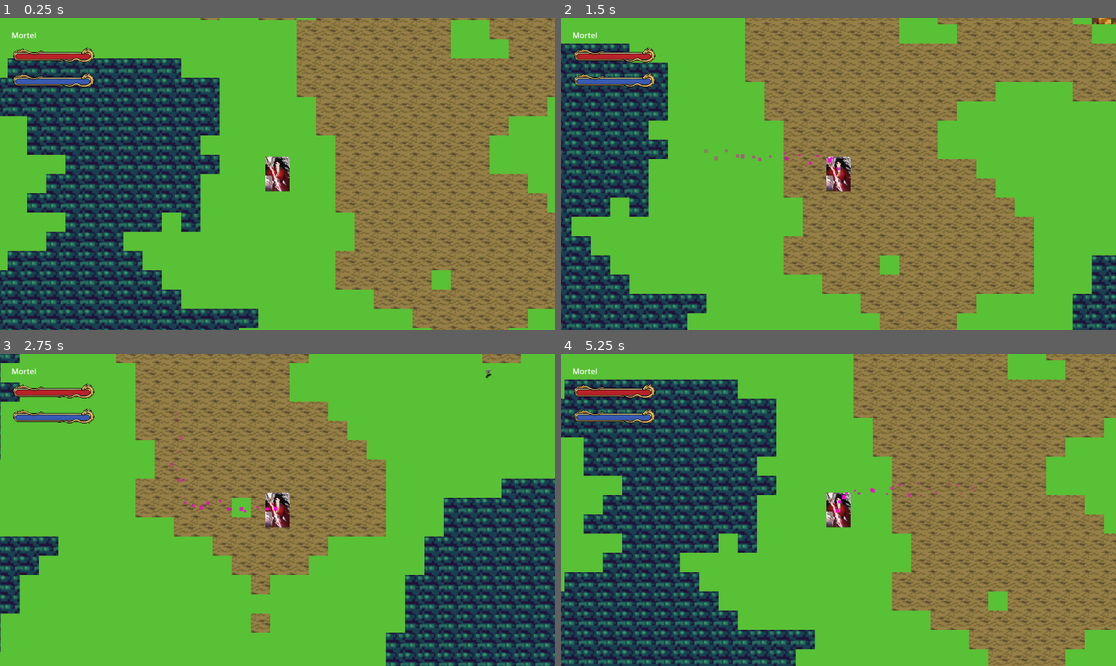
Above: before the commit, frames 1-4 (two rows, left to right).
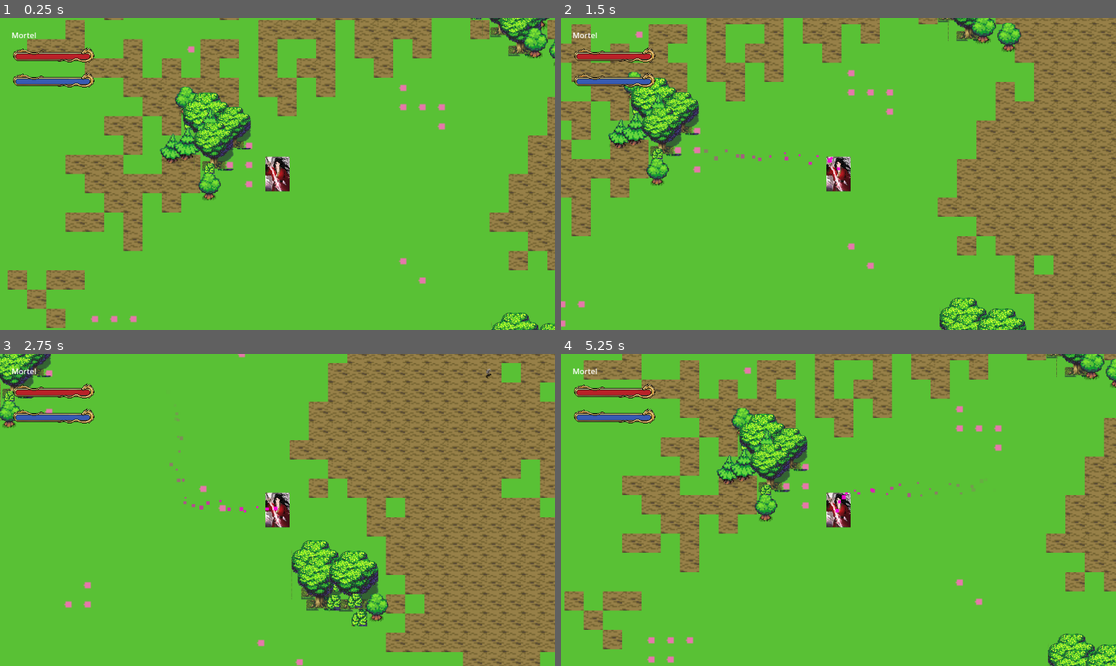
Above: after the commit, the same moments.

Repository: HunterDemonSlay/projet-JEU
Game: Godot game, scene res://scenes/world.tscn
Same seed, same stepped clock (60 frames per second), same inputs: the game is played once before the commit and once after it.
Inputs:
- Up to frame 1 (0.25 s): no input
- Up to frame 2 (1.5 s): tap Enter at 0.5 s; hold D (move_right) 0.53-1.28 s; hold S (move_down) from 1.28 s (still down)
- Up to frame 3 (2.75 s): release S (move_down) at 2.03 s; hold D (move_right) from 2.03 s (still down)
- Up to frame 4 (5.25 s): release D (move_right) at 2.78 s; hold W (move_up) 2.78-3.53 s; hold A (move_left) 3.53-5.03 s; hold S (move_down) from 5.03 s (still down)

The runs differ from the first frame. In frame 1, 63% of the frame differs, in the area x 0-100%, y 0-100%; in frame 2, 63%; in frame 3, 57%; in frame 4, 65%.

Commit message:
Refonte complete du generateur de monde : 4 biomes, bruit multi-couches, 4 layers Y-sort
Verifie en headless avec Godot 4.7 : import propre (aucun warning console), 20s de jeu reel sans erreur. Cycle de chunks revérifié explicitement par teleportation (actif -> masque (anneau hidden_chunks=7 confirme) -> decharge -> reactif).

ARCHITECTURE 4 LAYERS (World.tscn) :
- DynamicEntities (Node2D, y_sort_enabled=true) contient Player + PropsContainer : c'est la SEULE branche y-sorted, deliberement separee des TileMapLayers (qui restent en z_index negatif simple). Raison : activer le y-sort sur tout l'arbre aurait fait comparer la position Y du sol lui-meme (~0,0) contre celle du joueur, avec un risque reel de faire passer le sol devant le joueur sans verification visuelle possible. Cette separation est sure et a ete testee.
- GroundLayer/CliffLayer/DecorLayer (z_index -10/-9/-8) : sol, falaises, petits elements de decor (sans collision/navigation, le TileSet ne declare aucune physics/nav layer).
- PropsContainer (StaticBody2D reels, collision layer 1) : arbres/rochers, Y-sorted contre le joueur pour qu'il passe naturellement devant/derriere.

MOTEUR DE BRUIT MULTI-COUCHES (InfiniteMapGenerator.gd) :
- _biome_noise (Cellular, freq 0.002) -> 4 biomes (Foret/Canyon/Marais/Aride) par bandes de valeur remappees [-1,1]->[0,1].
- _elevation_noise (Perlin, freq 0.015) -> eau profonde/peu profonde/sable/herbe/chemin/falaise, seuils differents par biome (marais = beaucoup d'eau, aride = presque aucune, canyon = falaises plus basses donc plus frequentes).
- _clutter_noise (Simplex, freq 0.05) -> densite de vegetation et de decor au sol, modulee par biome.
- _edge_jitter_noise (Simplex, freq 0.3) -> casse les bandes nettes entre seuils sans systeme de Terrain.

PERFORMANCE :
- Generation d'un chunk decoupee en coroutine (await get_tree().process_frame toutes les rows_per_frame rangees) pour eviter les micro-saccades.
- Gestion memoire a 3 niveaux : actif (visible) / cache tampon (charge mais props masques) / decharge (tuiles effacees, props liberes) -- au lieu du simple actif/decharge d'avant.
- Densite de vegetation reduite apres un premier test reel (9305 props sur 49 chunks initiaux, beaucoup trop pour la cible 1000+ ennemis a 60 FPS) -> ~1600 props desormais, toujours dense par endroits.

Pas de systeme de Terrain Godot (set_cells_terrain_connect) : redemande puis re-ecartee une troisieme fois avec l'utilisateur pour la meme raison technique (configuration des bits de raccordement invisible sans editeur). set_cell() direct, decision definitivement actee.

Diff:
--- a/assets/decor/ground_tileset.tres
+++ b/assets/decor/ground_tileset.tres
@@ -1,9 +1,15 @@
-[gd_resource type="TileSet" load_steps=7 format=3]
+[gd_resource type="TileSet" load_steps=15 format=3]
 
 [ext_resource type="Texture2D" path="res://assets/decor/ground_grass_tile.png" id="1"]
 [ext_resource type="Texture2D" path="res://assets/decor/ground_dirt_tile.png" id="2"]
 [ext_resource type="Texture2D" path="res://assets/decor/ground_water_tile.png" id="3"]
 [ext_resource type="Texture2D" path="res://assets/decor/ground_cliff_tile.png" id="4"]
+[ext_resource type="Texture2D" path="res://assets/decor/ground_sand_tile.png" id="5"]
+[ext_resource type="Texture2D" path="res://assets/decor/ground_shallow_water_tile.png" id="6"]
+[ext_resource type="Texture2D" path="res://assets/decor/ground_cliff_top_tile.png" id="7"]
+[ext_resource type="Texture2D" path="res://assets/decor/ground_cliff_shadow_tile.png" id="8"]
+[ext_resource type="Texture2D" path="res://assets/decor/clutter_flower_tile.png" id="9"]
+[ext_resource type="Texture2D" path="res://assets/decor/clutter_pebble_tile.png" id="10"]
 
 [sub_resource type="TileSetAtlasSource" id="TileSetAtlasSource_grass"]
 texture = ExtResource("1")
@@ -25,9 +31,45 @@
 texture_region_size = Vector2i(16, 16)
 0:0/0 = 0
 
+[sub_resource type="TileSetAtlasSource" id="TileSetAtlasSource_sand"]
+texture = ExtResource("5")
+texture_region_size = Vector2i(16, 16)
+0:0/0 = 0
+
+[sub_resource type="TileSetAtlasSource" id="TileSetAtlasSource_shallow_water"]
+texture = ExtResource("6")
+texture_region_size = Vector2i(16, 16)
+0:0/0 = 0
+
+[sub_resource type="TileSetAtlasSource" id="TileSetAtlasSource_cliff_top"]
+texture = ExtResource("7")
+texture_region_size = Vector2i(16, 16)
+0:0/0 = 0
+
+[sub_resource type="TileSetAtlasSource" id="TileSetAtlasSource_cliff_shadow"]
+texture = ExtResource("8")
+texture_region_size = Vector2i(16, 16)
+0:0/0 = 0
+
+[sub_resource type="TileSetAtlasSource" id="TileSetAtlasSource_flower"]
+texture = ExtResource("9")
+texture_region_size = Vector2i(16, 16)
+0:0/0 = 0
+
+[sub_resource type="TileSetAtlasSource" id="TileSetAtlasSource_pebble"]
+texture = ExtResource("10")
+texture_region_size = Vector2i(16, 16)
+0:0/0 = 0
+
 [resource]
 tile_size = Vector2i(16, 16)
 sources/0 = SubResource("TileSetAtlasSource_grass")
 sources/1 = SubResource("TileSetAtlasSource_dirt")
 sources/2 = SubResource("TileSetAtlasSource_water")
 sources/3 = SubResource("TileSetAtlasSource_cliff")
+sources/4 = SubResource("TileSetAtlasSource_sand")
+sources/5 = SubResource("TileSetAtlasSource_shallow_water")
+sources/6 = SubResource("TileSetAtlasSource_cliff_top")
+sources/7 = SubResource("TileSetAtlasSource_cliff_shadow")
+sources/8 = SubResource("TileSetAtlasSource_flower")
+sources/9 = SubResource("TileSetAtlasSource_pebble")
--- a/scenes/world.tscn
+++ b/scenes/world.tscn
@@ -12,13 +12,28 @@
 [node name="World" type="Node2D"]
 script = ExtResource("1")
 
-[node name="Player" parent="." instance=ExtResource("2")]
+[node name="DynamicEntities" type="Node2D" parent="."]
+y_sort_enabled = true
+
+[node name="Player" parent="DynamicEntities" instance=ExtResource("2")]
+
+[node name="PropsContainer" type="Node2D" parent="DynamicEntities"]
 
 [node name="InfiniteMapGenerator" type="Node2D" parent="."]
 script = ExtResource("8")
 
-[node name="GroundTileMapLayer" type="TileMapLayer" parent="InfiniteMapGenerator"]
+[node name="GroundLayer" type="TileMapLayer" parent="InfiniteMapGenerator"]
 z_index = -10
+scale = Vector2(2.5, 2.5)
+tile_set = ExtResource("9")
+
+[node name="CliffLayer" type="TileMapLayer" parent="InfiniteMapGenerator"]
+z_index = -9
+scale = Vector2(2.5, 2.5)
+tile_set = ExtResource("9")
+
+[node name="DecorLayer" type="TileMapLayer" parent="InfiniteMapGenerator"]
+z_index = -8
 scale = Vector2(2.5, 2.5)
 tile_set = ExtResource("9")
 
--- a/scripts/world/infinite_map_generator.gd
+++ b/scripts/world/infinite_map_generator.gd
@@ -1,83 +1,103 @@
 class_name InfiniteMapGenerator
 extends Node2D
-## Génère le monde à l'infini, par chunks, au fur et à mesure que le joueur
-## se déplace. Remplace l'ancien MapDecorator (carte finie).
+## Génère le monde à l'infini, par chunks, avec 4 biomes macro (Forêt dense,
+## Canyon de falaises, Marais/Rivière, Vallées rocheuses arides) calculés à
+## partir de trois couches de bruit superposées.
 ##
-## Choix technique important : Godot 4 propose un vrai système de "Terrains"
-## (set_cells_terrain_connect) pour des transitions de bord lissées
-## automatiquement, mais il exige des tuiles de coin/bord configurées
-## visuellement dans l'éditeur TileSet (peering bits par tuile) — un travail
-## d'éditeur, pas de code. Nos tuiles actuelles sont des couleurs plates sans
-## variantes de bord ; utiliser le système de Terrain ne changerait donc rien
-## au résultat visuel (toujours des carrés nets), tout en ajoutant un risque
-## réel de configuration cassée que je ne peux pas vérifier sans rendu visuel.
-## On peint donc chaque biome directement avec set_cell() : moins "joli aux
-## bords" qu'un vrai autotile, mais fiable et entièrement testable.
+## Architecture en 4 "couches" (demandée) :
+## - GroundLayer (Layer0)  : eau profonde/peu profonde, sable, herbe, chemin.
+## - CliffLayer (Layer1)   : falaises (sommet/paroi/ombre), au-dessus du sol.
+## - DecorLayer (Layer2)   : petits éléments de sol (fleurs/cailloux), sans
+##   collision ni navigation (le TileSet ne déclare aucune physics/nav layer,
+##   donc c'est déjà le cas par construction).
+## - DynamicEntities/PropsContainer (Layer3) : arbres/rochers en StaticBody2D
+##   avec collision réelle, parent Y-sorted (voir World.tscn) pour que le
+##   joueur passe naturellement devant/derrière. Les TileMapLayers, eux,
+##   restent EN DEHORS du groupe Y-sort (z_index négatif uniquement) pour ne
+##   pas risquer de faire passer le sol devant le joueur (cf. note plus bas).
 ##
-## Performance : seuls les chunks dans `chunk_render_distance` autour du
-## joueur sont peints. Les chunks qui sortent de ce rayon sont déchargés
-## (tuiles effacées, props libérées) pour ne pas accumuler indéfiniment de la
-## mémoire pendant une run. Le système de pooling des ennemis/projectiles
-## (ObjectPooler, Étape 6) est ce qui garantit déjà les 60 FPS avec des
-## centaines/milliers d'entités ; la génération de carte n'a aucune incidence
-## sur ce point — son seul rôle ici est de ne pas ajouter un second problème
-## de performance (mémoire qui grossit sans limite à mesure qu'on explore).
+## Décision d'architecture (actée avec l'utilisateur, à ne plus rediscuter) :
+## pas de système de Terrain Godot 4 (set_cells_terrain_connect). Il exige des
+## tuiles de bord/coin configurées visuellement dans l'éditeur TileSet (bits
+## de raccordement), un travail qui ne peut pas se faire de façon fiable sans
+## vérification visuelle. On peint donc chaque biome directement avec
+## set_cell(), mais avec du bruit organique multi-couches + un jitter de
+## bordure pour casser l'effet de grille/bandes nettes.
+
+enum Biome { FOREST, CANYON, MARSH, ARID }
 
 @export_group("Chunks")
-## Taille d'un chunk, en tuiles (32x32 tuiles par chunk, comme demandé).
+## Taille d'un chunk, en tuiles.
 @export var chunk_size: int = 32
-## Rayon de chargement autour du joueur, en chunks.
+## Rayon de chargement (chunks actifs et visibles) autour du joueur.
 @export var chunk_render_distance: int = 3
+## Anneau supplémentaire de chunks gardés en mémoire mais masqués (props
+## invisibles) avant déchargement complet — évite un pop-in trop brutal.
+@export var chunk_hidden_buffer: int = 1
+## Nombre de rangées de tuiles traitées avant de céder une frame
+## (await get_tree().process_frame), pour éviter les micro-saccades si la
+## génération d'un chunk devient coûteuse (beaucoup de décor).
+@export var rows_per_frame: int = 8
 
 @export_group("Bruit")
-## Graine du bruit. Régénérée aléatoirement à chaque partie (voir _ready),
-## sauf si vous décochez `randomize_seed` pour reproduire toujours la même carte.
 @export var noise_seed: int = 12345
 @export var randomize_seed: bool = true
 
-@export_group("Tileset")
-## IDs des TileSetAtlasSource dans ground_tileset.tres. Pas des IDs de
-## "Terrain" Godot (voir note d'architecture ci-dessus) : on n'utilise pas
-## ce système, juste l'identifiant de la source de tuile à peindre.
+@export_group("Tileset (IDs de TileSetAtlasSource, pas de Terrain Godot)")
 @export var grass_source_id: int = 0
 @export var dirt_path_source_id: int = 1
-@export var water_source_id: int = 2
-@export var cliff_source_id: int = 3
+@export var water_deep_source_id: int = 2
+@export var cliff_wall_source_id: int = 3
+@export var sand_source_id: int = 4
+@export var water_shallow_source_id: int = 5
+@export var cliff_top_source_id: int = 6
+@export var cliff_shadow_source_id: int = 7
+@export var flower_clutter_source_id: int = 8
+@export var pebble_clutter_source_id: int = 9
 
 @export_group("Végétation")
-## Densité d'obstacles (arbres/rochers) : plus haut = moins fréquent.
-@export var vegetation_threshold: float = 0.55
-## Rayon (en pixels monde) autour de l'origine où aucun obstacle n'apparaît,
-## pour garantir que le joueur ne spawn jamais coincé.
+## Densité de base des arbres/rochers (plus haut = plus rare). Modulée par biome.
+@export var vegetation_threshold: float = 0.62
 @export var obstacle_safe_radius: float = 120.0
 
 const ATLAS_COORDS := Vector2i(0, 0)
-## Layer physique "monde solide" : déjà utilisée implicitement par défaut
-## sur Player (CharacterBody2D) et Enemy (collision_mask=1), donc un obstacle
-## sur cette layer bloque les deux sans toucher à aucun autre script.
 const OBSTACLE_COLLISION_LAYER := 1
 
-const OBSTACLE_TEXTURE_PATHS := [
+const TREE_TEXTURE_PATHS := [
+	"res://assets/decor/props/big_tree.png",
+	"res://assets/decor/props/round_tree.png",
 	"res://assets/decor/props/pine_tree.png",
-	"res://assets/decor/props/round_tree.png",
-	"res://assets/decor/props/rock.png",
-	"res://assets/decor/props/big_tree.png",
-	"res://assets/decor/props/log_pile.png",
-	"res://assets/decor/props/rock_pile.png",
 	"res://assets/decor/props/bush_round.png",
 ]
-
-@onready var ground_layer: TileMapLayer = $GroundTileMapLayer
-
-var _terrain_noise := FastNoiseLite.new()
-var _vegetation_noise := FastNoiseLite.new()
-var _obstacle_textures: Array[Texture2D] = []
-
-## chunk_coord (Vector2i) -> { "cells": Array[Vector2i], "props": Array[Node] }
+const CLIFF_BASE_TEXTURE_PATHS := [
+	"res://assets/decor/props/rock.png",
+	"res://assets/decor/props/rock_pile.png",
+]
+const MARSH_TEXTURE_PATHS := [
+	"res://assets/decor/props/log_pile.png",
+	"res://assets/decor/props/mushroom.png",
+]
+
+@onready var ground_layer: TileMapLayer = $GroundLayer
+@onready var cliff_layer: TileMapLayer = $CliffLayer
+@onready var decor_layer: TileMapLayer = $DecorLayer
+## En dehors de cet arbre (voir World.tscn) : enfant de DynamicEntities, le
+## même conteneur Y-sorted que Player, pour un tri de profondeur correct.
+@onready var props_container: Node2D = get_node("../DynamicEntities/PropsContainer")
+
+var _biome_noise := FastNoiseLite.new()
+var _elevation_noise := FastNoiseLite.new()
+var _clutter_noise := FastNoiseLite.new()
+var _edge_jitter_noise := FastNoiseLite.new()
+
+var _tree_textures: Array[Texture2D] = []
+var _cliff_base_textures: Array[Texture2D] = []
+var _marsh_textures: Array[Texture2D] = []
+
+## chunk_coord (Vector2i) -> { ground_cells, cliff_cells, decor_cells, props, hidden, generating }
 var _generated_chunks: Dictionary = {}
 
 var _player: Node2D
-## Sentinelle hors de portée pour forcer le premier chargement au démarrage.
 var _last_player_chunk: Vector2i = Vector2i(999999, 999999)
 
 
@@ -87,25 +107,39 @@
 		noise_seed = randi()
 
 	_configure_noise()
-	_load_obstacle_textures()
+	_load_textures()
 
 	_player = get_tree().get_first_node_in_group("player")
 	update_chunks()
 
 
 func _configure_noise() -> void:
-	_terrain_noise.seed = noise_seed
-	_terrain_noise.noise_type = FastNoiseLite.TYPE_PERLIN
-	_terrain_noise.frequency = 0.04
-
-	_vegetation_noise.seed = noise_seed + 1
-	_vegetation_noise.noise_type = FastNoiseLite.TYPE_PERLIN
-	_vegetation_noise.frequency = 0.15
-
-
-func _load_obstacle_textures() -> void:
-	for path in OBSTACLE_TEXTURE_PATHS:
-		_obstacle_textures.append(load(path) as Texture2D)
+	_biome_noise.seed = noise_seed
+	_biome_noise.noise_type = FastNoiseLite.TYPE_CELLULAR
+	_biome_noise.frequency = 0.002
+
+	_elevation_noise.seed = noise_seed + 1
+	_elevation_noise.noise_type = FastNoiseLite.TYPE_PERLIN
+	_elevation_noise.frequency = 0.015
+
+	_clutter_noise.seed = noise_seed + 2
+	_clutter_noise.noise_type = FastNoiseLite.TYPE_SIMPLEX
+	_clutter_noise.frequency = 0.05
+
+	# Bruit haute fréquence dédié à briser les bandes nettes entre biomes
+	# (jitter de seuil), pas à définir un biome ou une densité en soi.
+	_edge_jitter_noise.seed = noise_seed + 3
+	_edge_jitter_noise.noise_type = FastNoiseLite.TYPE_SIMPLEX
+	_edge_jitter_noise.frequency = 0.3
+
+
+func _load_textures() -> void:
+	for path in TREE_TEXTURE_PATHS:
+		_tree_textures.append(load(path) as Texture2D)
+	for path in CLIFF_BASE_TEXTURE_PATHS:
+		_cliff_base_textures.append(load(path) as Texture2D)
+	for path in MARSH_TEXTURE_PATHS:
+		_marsh_textures.append(load(path) as Texture2D)
 
 
 func _process(_delta: float) -> void:
@@ -114,25 +148,31 @@
 	update_chunks()
 
 
-## Calcule le chunk du joueur ; ne fait rien de coûteux si on n'a pas changé
-## de chunk depuis le dernier appel (appelé chaque frame depuis _process).
+## Ne fait du travail que lorsque le joueur a réellement changé de chunk.
 func update_chunks() -> void:
 	var player_chunk := _world_to_chunk_coord(_player.global_position)
 	if player_chunk == _last_player_chunk:
 		return
 	_last_player_chunk = player_chunk
 
-	var needed_chunks: Dictionary = {}
-	for x in range(player_chunk.x - chunk_render_distance, player_chunk.x + chunk_render_distance + 1):
-		for y in range(player_chunk.y - chunk_render_distance, player_chunk.y + chunk_render_distance + 1):
+	var active_radius := chunk_render_distance
+	var hidden_radius := chunk_render_distance + chunk_hidden_buffer
+
+	for x in range(player_chunk.x - active_radius, player_chunk.x + active_radius + 1):
+		for y in range(player_chunk.y - active_radius, player_chunk.y + active_radius + 1):
 			var coord := Vector2i(x, y)
-			needed_chunks[coord] = true
 			if not _generated_chunks.has(coord):
-				_generate_chunk(coord)
+				_generate_chunk_async(coord)
+			elif _generated_chunks[coord]["hidden"]:
+				_set_chunk_hidden(coord, false)
 
 	for coord in _generated_chunks.keys().duplicate():
-		if not needed_chunks.has(coord):
+		var dist := maxi(absi(coord.x - player_chunk.x), absi(coord.y - player_chunk.y))
+		if dist > hidden_radius:
 			_unload_chunk(coord)
+		elif dist > active_radius:
+			if not _generated_chunks[coord]["hidden"]:
+				_set_chunk_hidden(coord, true)
 
 
 func _world_to_chunk_coord(world_position: Vector2) -> Vector2i:
@@ -140,86 +180,206 @@
 	return Vector2i(floori(world_position.x / chunk_world_size), floori(world_position.y / chunk_world_size))
 
 
-## Peint les tuiles d'un chunk et y disperse des obstacles, selon le bruit.
-## Échantillonné en coordonnées de TUILE (pas en pixels), pour des biomes de
-## taille cohérente quelle que soit l'échelle visuelle du TileMapLayer.
-func _generate_chunk(chunk_coord: Vector2i) -> void:
-	var cells: Array[Vector2i] = []
-	var props: Array[Node] = []
+## Détermine le biome macro à partir du bruit cellulaire (remappé de [-1,1] à
+## [0,1]) : [0,0.25)=Forêt, [0.25,0.5)=Canyon, [0.5,0.75)=Marais, [0.75,1]=Aride.
+func _compute_biome(tile_coord: Vector2i) -> Biome:
+	var raw := _biome_noise.get_noise_2d(tile_coord.x, tile_coord.y)
+	var normalized := clampf((raw + 1.0) * 0.5, 0.0, 1.0)
+	if normalized < 0.25:
+		return Biome.FOREST
+	if normalized < 0.5:
+		return Biome.CANYON
+	if normalized < 0.75:
+		return Biome.MARSH
+	return Biome.ARID
+
+
+## Seuils d'élévation par biome (les marais ont beaucoup plus d'eau, les
+## zones arides presque aucune ; les canyons ont des falaises plus basses
+## donc plus fréquentes ; la forêt reste la configuration "par défaut").
+func _biome_thresholds(biome: Biome) -> Dictionary:
+	match biome:
+		Biome.MARSH:
+			return {"water": -0.05, "cliff": 0.6, "path_low": 0.1, "path_high": 0.2, "has_path": false}
+		Biome.ARID:
+			return {"water": -0.85, "cliff": 0.4, "path_low": -0.1, "path_high": 0.15, "has_path": true}
+		Biome.CANYON:
+			return {"water": -0.5, "cliff": 0.25, "path_low": 0.0, "path_high": 0.12, "has_path": true}
+		_:
+			return {"water": -0.5, "cliff": 0.55, "path_low": 0.05, "path_high": 0.2, "has_path": true}
+
+
+func _generate_chunk_async(chunk_coord: Vector2i) -> void:
+	var record := {
+		"ground_cells": [] as Array[Vector2i],
+		"cliff_cells": [] as Array[Vector2i],
+		"decor_cells": [] as Array[Vector2i],
+		"props": [] as Array[Node],
+		"hidden": false,
+	}
+	_generated_chunks[chunk_coord] = record
 
 	var origin := chunk_coord * chunk_size
-	for local_x in range(chunk_size):
-		for local_y in range(chunk_size):
-			var tile_coord := origin + Vector2i(local_x, local_y)
-			var biome_value := _terrain_noise.get_noise_2d(tile_coord.x, tile_coord.y)
-			var source_id := _biome_source_id(biome_value)
-
-			ground_layer.set_cell(tile_coord, source_id, ATLAS_COORDS)
-			cells.append(tile_coord)
-
-			if source_id == grass_source_id:
-				_maybe_spawn_obstacle(tile_coord, props)
-
-	_generated_chunks[chunk_coord] = {"cells": cells, "props": props}
-
-
-## Seuils de biome demandés :
-## < -0.2 = Eau ; [-0.2, 0.4) = Herbe (avec chemin de terre sur [0.1, 0.3)) ;
-## >= 0.4 = Falaise/Roche.
-func _biome_source_id(noise_value: float) -> int:
-	if noise_value < -0.2:
-		return water_source_id
-	if noise_value >= 0.4:
-		return cliff_source_id
-	if noise_value >= 0.1 and noise_value < 0.3:
-		return dirt_path_source_id
-	return grass_source_id
-
-
-## N'apparaît que sur de l'herbe (jamais sur le chemin, l'eau ou la falaise),
-## et jamais dans le rayon de sécurité autour du point d'apparition du joueur.
-func _maybe_spawn_obstacle(tile_coord: Vector2i, props: Array[Node]) -> void:
+	for local_y in range(chunk_size):
+		for local_x in range(chunk_size):
+			_paint_cell(origin + Vector2i(local_x, local_y), record)
+
+		if local_y % rows_per_frame == 0:
+			await get_tree().process_frame
+			# Le joueur peut s'être éloigné assez vite pour que ce chunk ait
+			# déjà été déchargé pendant qu'on attendait la frame suivante.
+			if not _generated_chunks.has(chunk_coord):
+				return
+
+
+func _paint_cell(tile_coord: Vector2i, record: Dictionary) -> void:
+	var biome := _compute_biome(tile_coord)
+	var thresholds := _biome_thresholds(biome)
+
+	var elevation := _elevation_noise.get_noise_2d(tile_coord.x, tile_coord.y)
+	elevation += _edge_jitter_noise.get_noise_2d(tile_coord.x, tile_coord.y) * 0.06
+
+	var ground_source := grass_source_id
+	var cliff_source := -1
+
+	if elevation < thresholds.water - 0.15:
+		ground_source = water_deep_source_id
+	elif elevation < thresholds.water:
+		ground_source = water_shallow_source_id
+	elif elevation < thresholds.water + 0.08:
+		ground_source = sand_source_id
+	elif elevation >= thresholds.cliff + 0.15:
+		cliff_source = cliff_top_source_id
+	elif elevation >= thresholds.cliff + 0.04:
+		cliff_source = cliff_wall_source_id
+	elif elevation >= thresholds.cliff:
+		cliff_source = cliff_shadow_source_id
+	elif thresholds.has_path and elevation > thresholds.path_low and elevation < thresholds.path_high:
+		ground_source = dirt_path_source_id
+
+	ground_layer.set_cell(tile_coord, ground_source, ATLAS_COORDS)
+	record["ground_cells"].append(tile_coord)
+
+	if cliff_source != -1:
+		cliff_layer.set_cell(tile_coord, cliff_source, ATLAS_COORDS)
+		record["cliff_cells"].append(tile_coord)
+
+	_maybe_paint_ground_clutter(tile_coord, ground_source, cliff_source, record)
+	_maybe_spawn_obstacle(tile_coord, ground_source, cliff_source, biome, record)
+
+
+## Petits éléments de sol (Layer2) : fleurs sur l'herbe, cailloux sur le sable.
+func _maybe_paint_ground_clutter(tile_coord: Vector2i, ground_source: int, cliff_source: int, record: Dictionary) -> void:
+	if cliff_source != -1:
+		return
+	if ground_source != grass_source_id and ground_source != sand_source_id:
+		return
+
+	var density := _clutter_noise.get_noise_2d(tile_coord.x * 2.0, tile_coord.y * 2.0)
+	if density < 0.55:
+		return
+
+	var source_id := pebble_clutter_source_id if ground_source == sand_source_id else flower_clutter_source_id
+	decor_layer.set_cell(tile_coord, source_id, ATLAS_COORDS)
+	record["decor_cells"].append(tile_coord)
+
+
+## Gros obstacles (Layer3) : arbres en forêt, rochers/vignes en base de
+## falaise, bois flotté dans les marais. Jamais dans le rayon de sécurité
+## autour du point d'apparition du joueur.
+func _maybe_spawn_obstacle(tile_coord: Vector2i, ground_source: int, cliff_source: int, biome: Biome, record: Dictionary) -> void:
 	var world_pos := ground_layer.to_global(ground_layer.map_to_local(tile_coord))
 	if world_pos.length() < obstacle_safe_radius:
 		return
 
-	var density := _vegetation_noise.get_noise_2d(tile_coord.x, tile_coord.y)
-	if density <= vegetation_threshold:
-		return
-
-	var obstacle := _create_obstacle(world_pos)
-	add_child(obstacle)
-	props.append(obstacle)
-
-
-func _create_obstacle(world_pos: Vector2) -> StaticBody2D:
+	# Base de falaise : rochers/broussailles épars contre la paroi.
+	if cliff_source == cliff_shadow_source_id:
+		if randf() < 0.12:
+			_spawn_prop(world_pos, _cliff_base_textures, record, 0.3, 0.45)
+		return
+	if cliff_source != -1:
+		return
+
+	# Bois flotté épars au bord de l'eau (sable), peu importe le biome.
+	if ground_source == sand_source_id:
+		if randf() < 0.08:
+			_spawn_prop(world_pos, _marsh_textures, record, 0.3, 0.45)
+		return
+
+	if ground_source != grass_source_id:
+		return
+
+	var density := _clutter_noise.get_noise_2d(tile_coord.x, tile_coord.y)
+	var threshold := vegetation_threshold
+	match biome:
+		Biome.FOREST:
+			threshold -= 0.08
+		Biome.ARID:
+			threshold += 0.3
+		Biome.MARSH:
+			threshold += 0.15
+		Biome.CANYON:
+			pass
+
+	if density <= threshold:
+		return
+
+	# Au cœur d'un amas dense, on superpose 2 props légèrement décalés pour
+	# casser toute impression de grille (demandé : "doivent se chevaucher").
+	var cluster_size := 2 if (density > threshold + 0.25 and biome == Biome.FOREST) else 1
+	for _i in cluster_size:
+		var jitter := Vector2(randf_range(-10.0, 10.0), randf_range(-10.0, 10.0))
+		_spawn_prop(world_pos + jitter, _tree_textures, record, 0.4, 0.65)
+
+
+func _spawn_prop(world_pos: Vector2, texture_pool: Array[Texture2D], record: Dictionary, min_scale: float, max_scale: float) -> void:
+	if texture_pool.is_empty():
+		return
+
 	var body := StaticBody2D.new()
 	body.global_position = world_pos
 	body.collision_layer = OBSTACLE_COLLISION_LAYER
 	body.collision_mask = 0
 
 	var sprite := Sprite2D.new()
-	sprite.texture = _obstacle_textures[randi() % _obstacle_textures.size()]
-	sprite.scale = Vector2.ONE * randf_range(0.35, 0.55)
+	sprite.texture = texture_pool[randi() % texture_pool.size()]
+	sprite.scale = Vector2.ONE * randf_range(min_scale, max_scale)
 	body.add_child(sprite)
 
 	var collision_shape := CollisionShape2D.new()
 	var shape := CircleShape2D.new()
-	shape.radius = 14.0
+	shape.radius = 12.0
 	collision_shape.shape = shape
+	# Décalée vers le bas (le "tronc") : on ne veut pas bloquer le passage
+	# sous la cime d'un arbre, seulement contre sa base.
+	collision_shape.position = Vector2(0, 6)
 	body.add_child(collision_shape)
 
-	return body
-
-
-## Efface les tuiles peintes et libère les obstacles d'un chunk hors de portée.
+	props_container.add_child(body)
+	record["props"].append(body)
+
+
+func _set_chunk_hidden(chunk_coord: Vector2i, hidden: bool) -> void:
+	var record: Dictionary = _generated_chunks[chunk_coord]
+	record["hidden"] = hidden
+	for prop in record["props"]:
+		if is_instance_valid(prop):
+			prop.visible = not hidden
+
+
+## Efface les tuiles peintes (3 layers) et libère les obstacles d'un chunk
+## sorti du rayon de sécurité (render_distance + chunk_hidden_buffer).
 func _unload_chunk(chunk_coord: Vector2i) -> void:
-	var chunk_data: Dictionary = _generated_chunks[chunk_coord]
-
-	for cell in chunk_data["cells"]:
+	var record: Dictionary = _generated_chunks[chunk_coord]
+
+	for cell in record["ground_cells"]:
 		ground_layer.erase_cell(cell)
-
-	for prop in chunk_data["props"]:
+	for cell in record["cliff_cells"]:
+		cliff_layer.erase_cell(cell)
+	for cell in record["decor_cells"]:
+		decor_layer.erase_cell(cell)
+
+	for prop in record["props"]:
 		if is_instance_valid(prop):
 			prop.queue_free()
 
Binary file added: assets/decor/clutter_flower_tile.png
Not shown, added: assets/decor/clutter_flower_tile.png.import
Binary file added: assets/decor/clutter_pebble_tile.png
Not shown, added: assets/decor/clutter_pebble_tile.png.import
Binary file added: assets/decor/ground_cliff_shadow_tile.png
Not shown, added: assets/decor/ground_cliff_shadow_tile.png.import
Binary file added: assets/decor/ground_cliff_top_tile.png
Not shown, added: assets/decor/ground_cliff_top_tile.png.import
Binary file added: assets/decor/ground_sand_tile.png
Not shown, added: assets/decor/ground_sand_tile.png.import
Binary file added: assets/decor/ground_shallow_water_tile.png
Not shown, added: assets/decor/ground_shallow_water_tile.png.import
